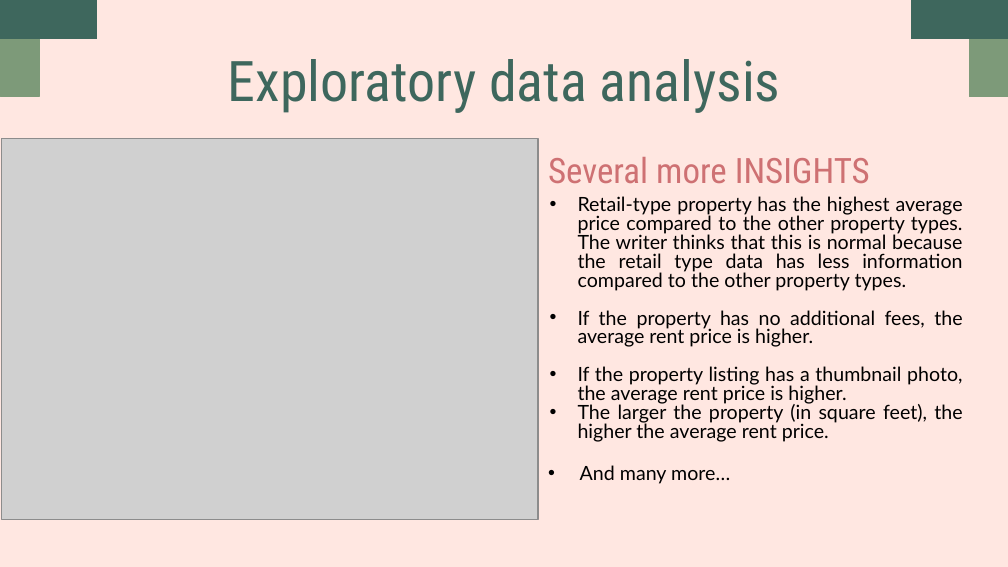
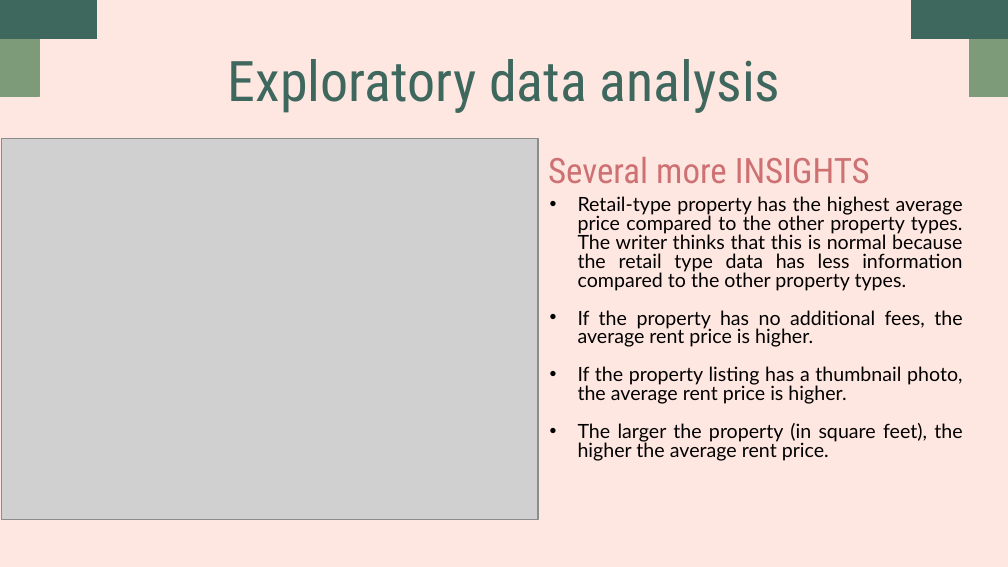
Before and after one commit to satriasaid/studentperfpy, a slide deck: slide 17 of [apt_rent] FinPro_DS32_FinPro_Satria Herlambang Pamungkas Said.pptx (slide 16 before the commit). Drawn at 1008x567 pixels with LibreOffice and Linux fonts; fonts in the diff are those of the drawing; grey boxes stand for pictures. Boxes give left, top, right and bottom in pixels: in the first picture for what was removed or moved away, otherwise in the second. Text is boxed around its words. In the diff, an @@ line names an element or a change of style, - is before the commit and + after.

```diff
--- a/[apt_rent] FinPro_DS32_FinPro_Satria Herlambang Pamungkas Said.pptx
+++ b/[apt_rent] FinPro_DS32_FinPro_Satria Herlambang Pamungkas Said.pptx
@@ subtitle at (x1=580, y1=465, x2=730, y2=484): paragraph removed @@
-• And many more…
```
Also in this commit, not shown: 5 other slides changed, 3 slides added, 1 other file.
